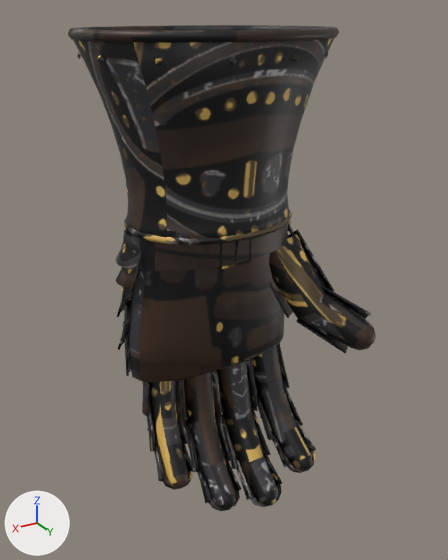
What one commit did to the FBX model assets/tga/YellowEagle/Gauntlets/fbx/SM_EagleGauntlets_R_LOD1.fbx.
Before and after are seen from a 50 mm camera at (0.163, 0.287, 0.101) aimed at (-0.01, 0.0, -0.043). Lighting does not change. The marker at lower left points along +X, +Y and +Z. The first picture is the older version. Vertices at exactly the same position are counted once.

The scene before the commit, as lines of its bpy script (objects in view):
```python
me_sm_eaglegauntlets_r_lod1 = bpy.data.meshes.new('SM_EagleGauntlets_R_LOD1')
me_sm_eaglegauntlets_r_lod1.from_pydata(...)  # 3776 vertices, 4146 faces; spans x -0.08..0.069, y -0.057..0.062, z -0.176..0.094
me_sm_eaglegauntlets_r_lod1.materials.append(mat_mi_eaglegauntlets)  # picture img_t_eaglegauntlets_bc_png
ob_sm_eaglegauntlets_r_lod1 = bpy.data.objects.new('SM_EagleGauntlets_R_LOD1', me_sm_eaglegauntlets_r_lod1)
ob_sm_eaglegauntlets_r_lod1.location = (0.0, 0.0, 0.0)
```
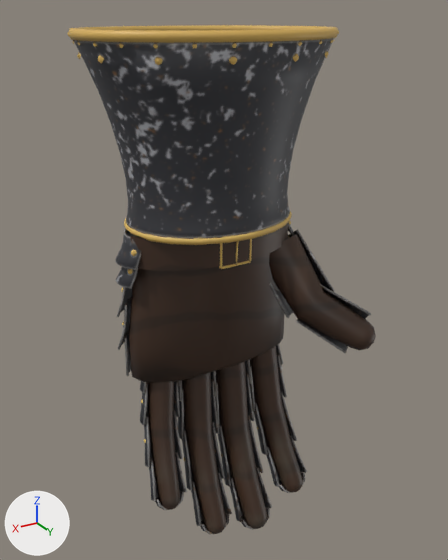
Edits to the bpy script that builds the scene:
```text
Change me_sm_eaglegauntlets_r_lod1:
    used by ob_sm_eaglegauntlets_r_lod1; location = (0.0, 0.0, 0.0)
    remove me_sm_eaglegauntlets_r_lod1.from_pydata(...)  # 3776 vertices, 4146 faces; spans x -0.08..0.069, y -0.057..0.062, z -0.176..0.094
    add me_sm_eaglegauntlets_r_lod1.from_pydata(...)  # 4446 vertices, 4713 faces; spans x -0.08..0.069, y -0.057..0.062, z -0.202..0.094
    me_sm_eaglegauntlets_r_lod1 part 1: the loose piece of 72 vertices spanning x -0.052..-0.026, y 0.001..0.029, z -0.153..-0.119 is multiplied about its middle by the matrix ((1.001, -0.025, -0.004), (0.017, 1.007, 0.189), (0.019, -0.331, 1.097)), then moved by (-0.001, -0.005, -0.012)
    me_sm_eaglegauntlets_r_lod1 part 2: the loose piece of 72 vertices spanning x -0.024..0.001, y 0.002..0.032, z -0.162..-0.127 is turned -28 degrees about the x axis through its middle and scaled by 1.04, then moved by (0.0, -0.015, 0.019)
    me_sm_eaglegauntlets_r_lod1 part 3: the loose piece of 72 vertices spanning x -0.024..0.001, y 0.021..0.046, z -0.176..-0.151 is multiplied about its middle by the matrix ((1.075, 0.0, 0.0), (0.0, 1.118, 0.391), (0.0, -0.996, 1.289)), then moved by (0.0, -0.023, 0.005)
    me_sm_eaglegauntlets_r_lod1 part 4: the loose piece of 72 vertices spanning x 0.003..0.027, y 0.001..0.03, z -0.155..-0.121 is multiplied about its middle by the matrix ((0.912, 0.0, 0.059), (-0.004, 0.912, 0.066), (-0.059, -0.066, 0.91)), then moved by (-0.026, 0.008, -0.046)
    me_sm_eaglegauntlets_r_lod1 part 5: the loose piece of 72 vertices spanning x 0.003..0.027, y 0.001..0.03, z -0.155..-0.121 is copied, and the copy is multiplied about its middle by the matrix ((1.0, 0.019, 0.002), (-0.012, 1.01, 0.187), (-0.015, -0.339, 1.104)), then moved by (0.001, -0.005, -0.013); it spans x 0.004..0.028, y -0.002..0.023, z -0.171..-0.131
    me_sm_eaglegauntlets_r_lod1 part 6: the loose piece of 72 vertices spanning x 0.0..0.027, y -0.01..0.014, z -0.129..-0.081 is copied, and the copy is multiplied about its middle by the matrix ((0.908, 0.002, -0.023), (-0.008, 0.897, 0.143), (0.081, -0.016, 0.583)), then moved by (0.024, -0.001, -0.001); it spans x 0.025..0.05, y -0.006..0.009, z -0.121..-0.092
    me_sm_eaglegauntlets_r_lod1 part 7: the loose piece of 66 vertices spanning x 0.028..0.052, y 0.0..0.024, z -0.135..-0.106 is rebuilt with 67 vertices and now spans x 0.029..0.053, y -0.003..0.018, z -0.146..-0.113
    me_sm_eaglegauntlets_r_lod1 part 8: the loose piece of 57 vertices spanning x -0.021..-0.002, y -0.008..0.054, z -0.175..-0.084 is rebuilt with 57 vertices and now spans x -0.021..-0.002, y -0.008..0.043, z -0.202..-0.085
    me_sm_eaglegauntlets_r_lod1 part 9: 15 loose pieces with 506 vertices, spanning x -0.052..0.053, y 0.002..0.052, z -0.176..-0.092, are deleted
    me_sm_eaglegauntlets_r_lod1 part 10: 303 vertices moved from x -0.051..0.05, y -0.011..0.042, z -0.164..-0.076 to x -0.05..0.05, y -0.011..0.034, z -0.169..-0.076; 150 vertices removed from x -0.049..0.048, y -0.007..0.05, z -0.167..-0.079; 891 vertices added at x -0.054..0.055, y -0.008..0.041, z -0.202..-0.078
    me_sm_eaglegauntlets_r_lod1 part 11: 2 vertices removed from x 0.064..0.065, y -0.008..0.004, z 0.094; 260 vertices added at x -0.067..0.067, y -0.055..0.055, z 0.087..0.094
    me_sm_eaglegauntlets_r_lod1 part 12: 2766 kept faces spanning x -0.08..0.069, y -0.057..0.062, z -0.169..0.094 get new texture (UV) coordinates
    other edits to the shape of me_sm_eaglegauntlets_r_lod1 do not show in these pictures
```

What differs and where, as boxes (x1, y1, x2, y2) in the pictures (448 x 560 px; the box of a moved part takes in the faces that stretch with it):
'SM_EagleGauntlets_R_LOD1', reshaped: before (67, 25, 376, 511); after (67, 25, 376, 534)
part 1 of me_sm_eaglegauntlets_r_lod1, moved or reshaped: before (256, 382, 303, 440); after (253, 391, 297, 455)
part 2 of me_sm_eaglegauntlets_r_lod1, moved or reshaped: before (221, 405, 271, 469); after (215, 373, 254, 434)
part 3 of me_sm_eaglegauntlets_r_lod1, moved or reshaped: before (236, 450, 283, 500); after (218, 415, 263, 487)
part 4 of me_sm_eaglegauntlets_r_lod1, moved or reshaped: before (185, 411, 232, 472); after (230, 467, 272, 522)
part 5 of me_sm_eaglegauntlets_r_lod1, added: after (182, 422, 225, 491)
part 6 of me_sm_eaglegauntlets_r_lod1, added: after (140, 381, 180, 425)
part 7 of me_sm_eaglegauntlets_r_lod1, rebuilt (12% taller): before (147, 401, 188, 452); after (144, 410, 183, 467)
part 8 of me_sm_eaglegauntlets_r_lod1, rebuilt (17% narrower, 16% taller): before (217, 361, 279, 506); after (216, 361, 267, 529)
part 9 of me_sm_eaglegauntlets_r_lod1, deleted: before (142, 382, 316, 511)
part 10 of me_sm_eaglegauntlets_r_lod1, cut back: before (142, 343, 313, 510); after (140, 344, 307, 534)
part 11 of me_sm_eaglegauntlets_r_lod1, built on: before (70, 28, 90, 30); after (70, 28, 334, 48)
part 12 of me_sm_eaglegauntlets_r_lod1, surface changed: before (67, 25, 374, 484); after (67, 25, 374, 507)
